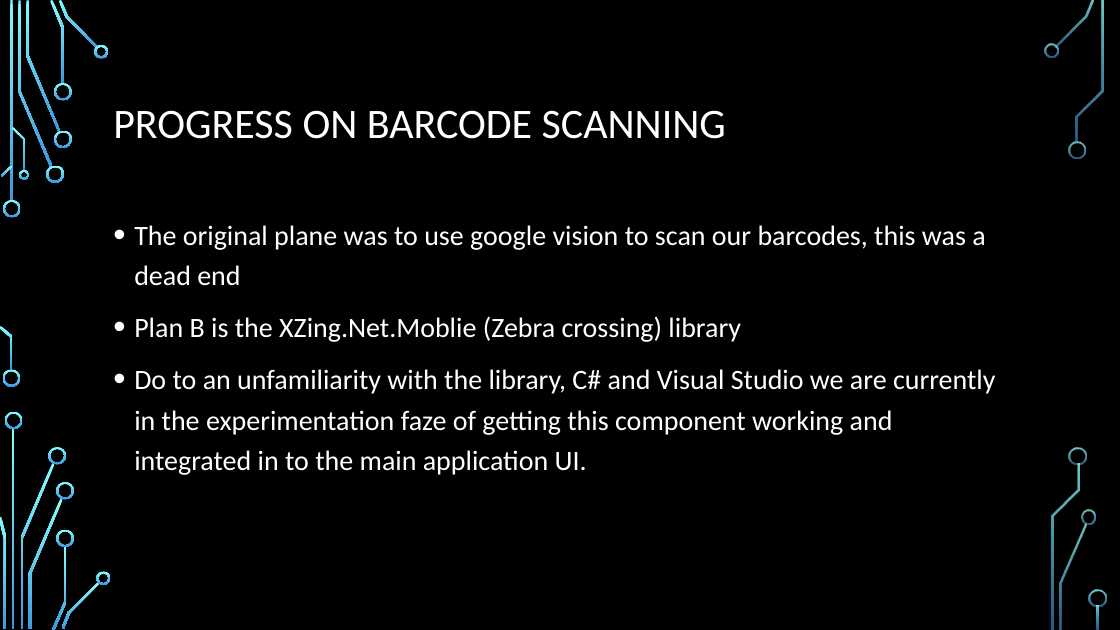
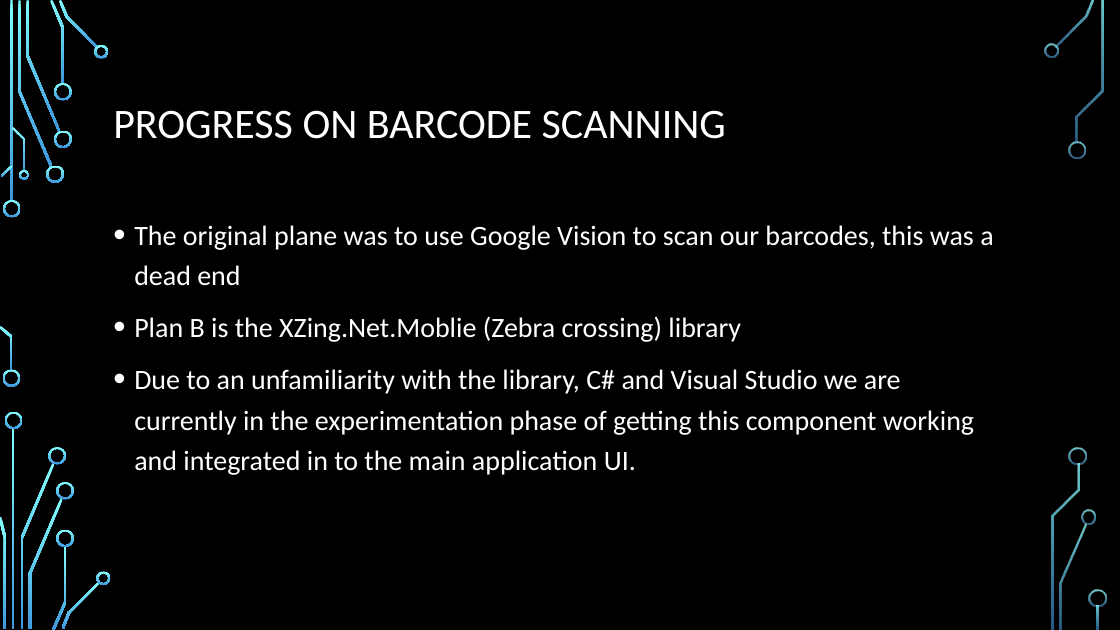
Before and after one commit to frozenNodak/InventoryManagement491, a slide deck: slide 6 of Inventory Management System demo draft.pptx (slide 5 before the commit). Drawn at 1120x630 pixels with LibreOffice and Linux fonts; fonts in the diff are those of the drawing; background and template pictures are left out. Boxes give left, top, right and bottom in pixels: in the first picture for what was removed or moved away, otherwise in the second. Text is boxed around its words. In the diff, an @@ line names an element or a change of style, - is before the commit and + after.

```diff
--- a/Inventory Management System demo draft.pptx
+++ b/Inventory Management System demo draft.pptx
@@ text at (134,225,993,286): text changed @@
-• The original plane was to use google vision to scan our barcodes, this was a dead end
+• The original plane was to use Google Vision to scan our barcodes, this was a dead end
@@ text at (134,369,974,475): text changed @@
-• Do to an unfamiliarity with the library, C# and Visual Studio we are currently in the experimentation faze of getting this component working and integrated in to the main application UI.
+• Due to an unfamiliarity with the library, C# and Visual Studio we are currently in the experimentation phase of getting this component working and integrated in to the main application UI.
```
Also in this commit, not shown: 3 other slides changed, 1 slide added, 1 other file.
